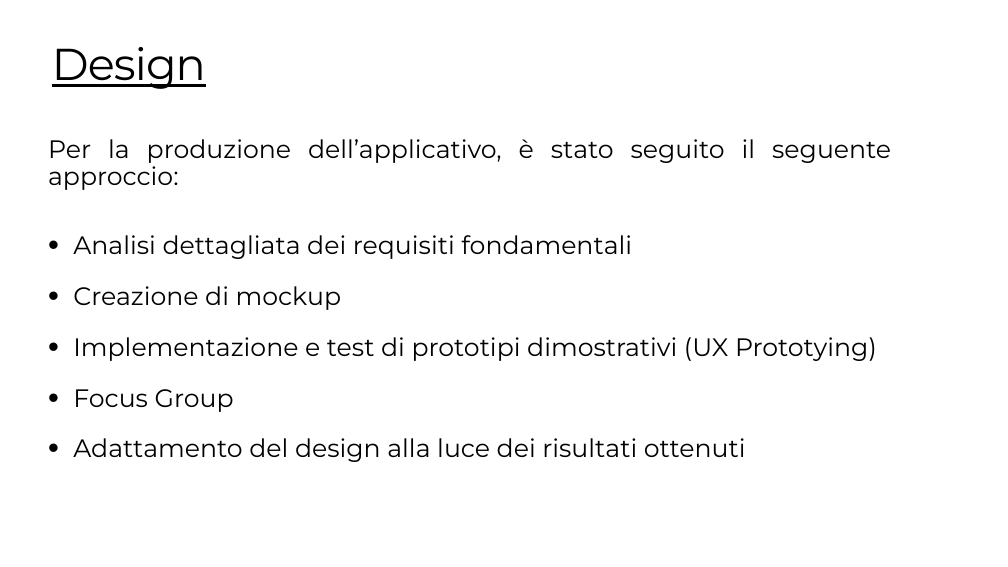
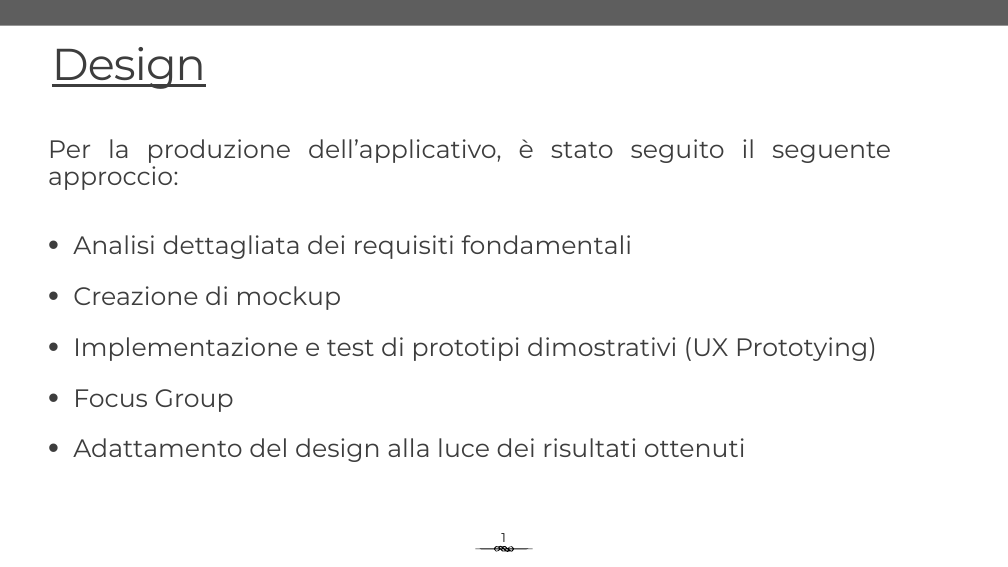
Before and after one commit to S-furi/web-dev-proj, a slide deck: slide 2 of docs/Presentazione-TW.pptx. Drawn at 1008x567 pixels with LibreOffice and Linux fonts; fonts in the diff are those of the drawing. Boxes give left, top, right and bottom in pixels: in the first picture for what was removed or moved away, otherwise in the second. Text is boxed around its words. In the diff, an @@ line names an element or a change of style, - is before the commit and + after.

```diff
--- a/docs/Presentazione-TW.pptx
+++ b/docs/Presentazione-TW.pptx
@@ rectangle added at (0, 0, 1008, 26), fill #5E5E5E @@
@@ text colour #000000 to #3D3D3D in 3 elements at (52, 47, 206, 89), (48, 139, 891, 190), (73, 235, 877, 462) @@
@@ text added at (501, 533, 506, 542), 24 pt, text #000000 @@
+1
@@ freeform shape added at (475, 546, 533, 552), fill #000000 @@
```
Also in this commit, not shown: 10 other slides changed, 1 other file.
